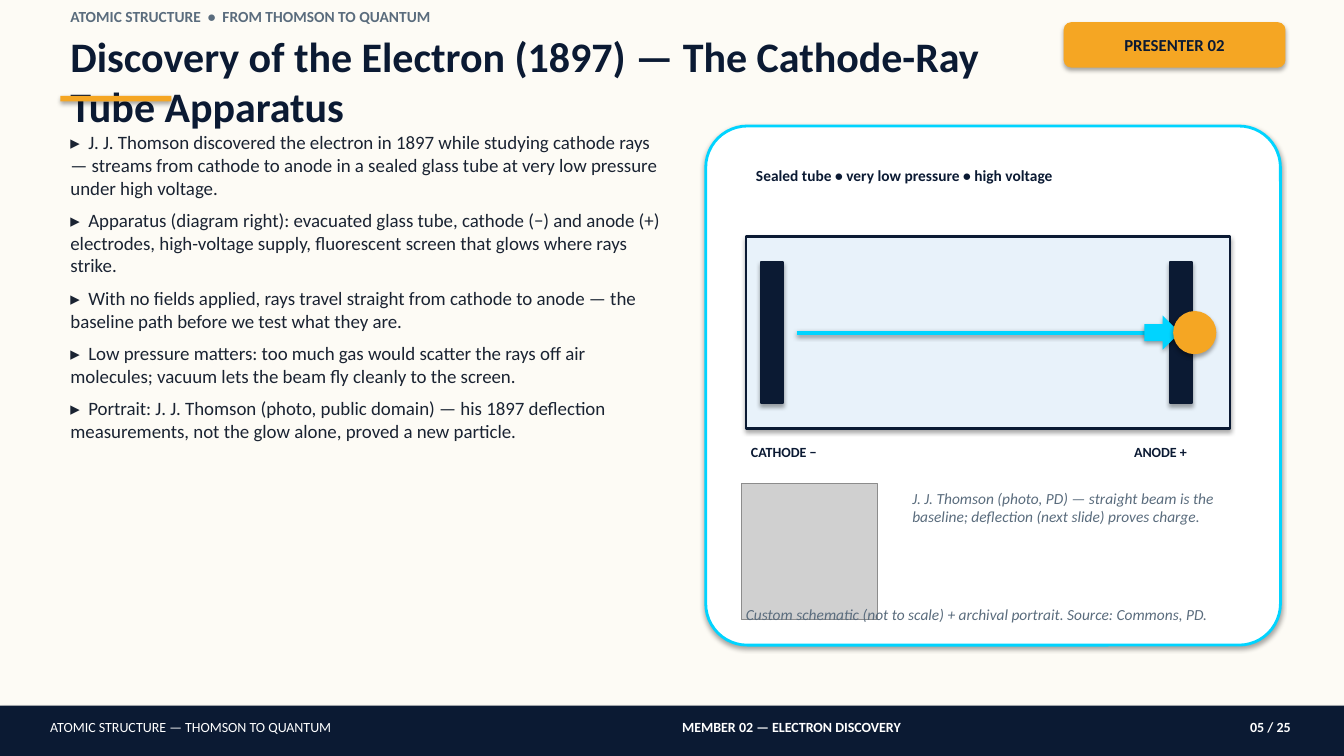
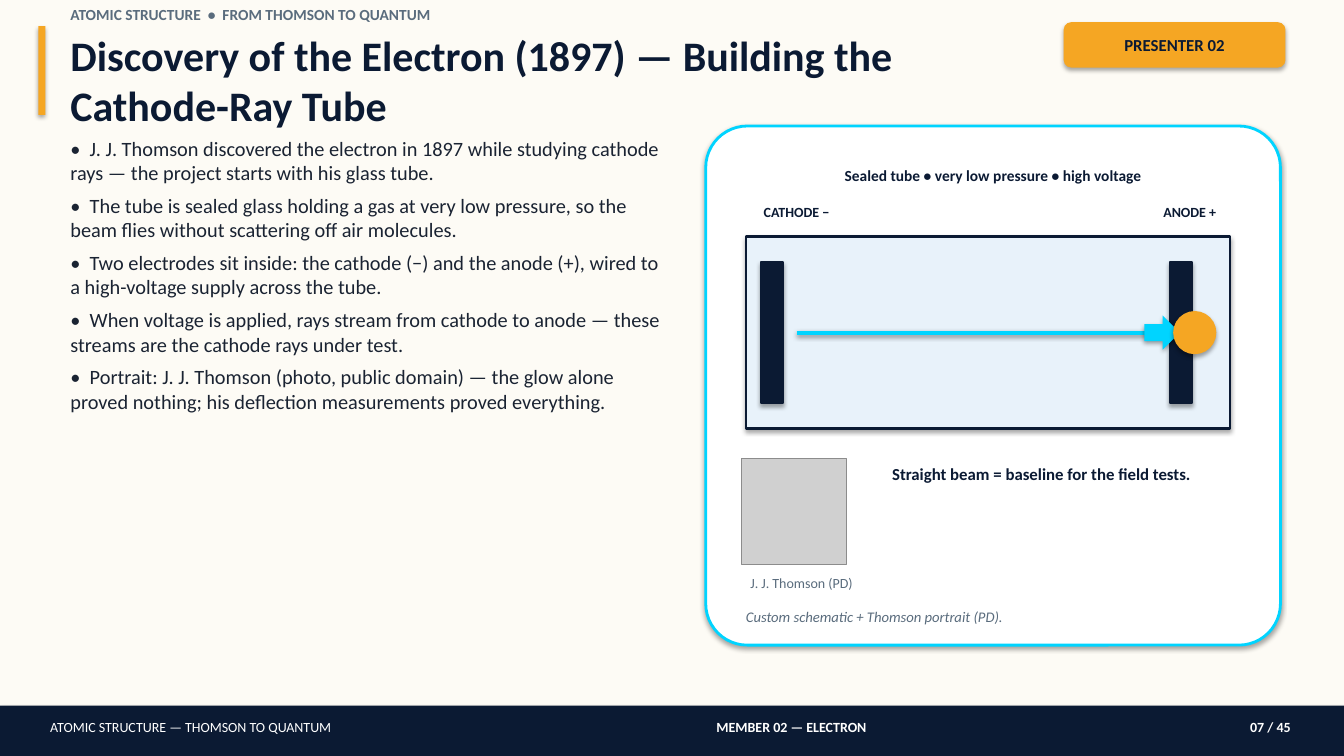
Before and after one commit to amithsharma91/big-boss-command-center, a slide deck: slide 7 of atomic-structure-presentation/Atomic_Structure_Detailed_Presentation.pptx (slide 5 before the commit). Drawn at 1344x756 pixels with LibreOffice and Linux fonts; fonts in the diff are those of the drawing; grey boxes stand for pictures. Boxes give left, top, right and bottom in pixels: in the first picture for what was removed or moved away, otherwise in the second. Text is boxed around its words. In the diff, an @@ line names an element or a change of style, - is before the commit and + after.

```diff
--- a/atomic-structure-presentation/Atomic_Structure_Detailed_Presentation.pptx
+++ b/atomic-structure-presentation/Atomic_Structure_Detailed_Presentation.pptx
@@ rectangle added at bbox=[38, 26, 45, 115], fill #F5A623 @@
@@ text at bbox=[70, 40, 892, 128]: text changed @@
-Discovery of the Electron (1897) — The Cathode-Ray Tube Apparatus
+Discovery of the Electron (1897) — Building the Cathode-Ray Tube
@@ rectangle removed at bbox=[60, 96, 171, 102] @@
@@ text at bbox=[70, 142, 660, 413]: text changed; size 13.5 to 14.5 pt @@
-▸ J. J. Thomson discovered the electron in 1897 while studying cathode rays — streams from cathode to anode in a sealed glass tube at very low pressure under high voltage.
-▸ Apparatus (diagram right): evacuated glass tube, cathode (−) and anode (+) electrodes, high-voltage supply, fluorescent screen that glows where rays strike.
-▸ With no fields applied, rays travel straight from cathode to anode — the baseline path before we test what they are.
-▸ Low pressure matters: too much gas would scatter the rays off air molecules; vacuum lets the beam fly cleanly to the screen.
-▸ Portrait: J. J. Thomson (photo, public domain) — his 1897 deflection measurements, not the glow alone, proved a new particle.
+• J. J. Thomson discovered the electron in 1897 while studying cathode rays — the project starts with his glass tube.
+• The tube is sealed glass holding a gas at very low pressure, so the beam flies without scattering off air molecules.
+• Two electrodes sit inside: the cathode (−) and the anode (+), wired to a high-voltage supply across the tube.
+• When voltage is applied, rays stream from cathode to anode — these streams are the cathode rays under test.
+• Portrait: J. J. Thomson (photo, public domain) — the glow alone proved nothing; his deflection measurements proved everything.
@@ text "CATHODE −": place and size @@
-text "CATHODE −" at bbox=[751, 448, 807, 457]
+text "CATHODE −" at bbox=[764, 208, 820, 217]
@@ alignment left to centre in 3 elements at bbox=[845, 170, 1141, 184], bbox=[764, 208, 820, 217], bbox=[1163, 208, 1206, 217] @@
@@ text "ANODE +": place and size @@
-text "ANODE +" at bbox=[1134, 448, 1177, 457]
+text "ANODE +" at bbox=[1163, 208, 1206, 217]
@@ picture: place and size @@
-picture at bbox=[741, 484, 877, 620]
+picture at bbox=[741, 459, 847, 565]
@@ text added at bbox=[892, 468, 1191, 483], 12 pt, text #0B1A33, bold @@
+Straight beam = baseline for the field tests.
@@ text at bbox=[750, 578, 852, 590]: text changed; size 11 to 10 pt; italic off @@
-J. J. Thomson (photo, PD) — straight beam is the baseline; deflection (next slide) proves charge.
+J. J. Thomson (PD)
@@ text at bbox=[746, 611, 1003, 625]: text changed; size 11 to 10.5 pt @@
-Custom schematic (not to scale) + archival portrait. Source: Commons, PD.
+Custom schematic + Thomson portrait (PD).
@@ text at bbox=[716, 723, 866, 732]: text changed @@
-MEMBER 02 — ELECTRON DISCOVERY
+MEMBER 02 — ELECTRON
@@ text at bbox=[1250, 723, 1291, 732]: text changed @@
-05 / 25
+07 / 45
```
Also in this commit, not shown: 21 other slides changed, 23 slides added, 3 slides removed, 6 other files.
